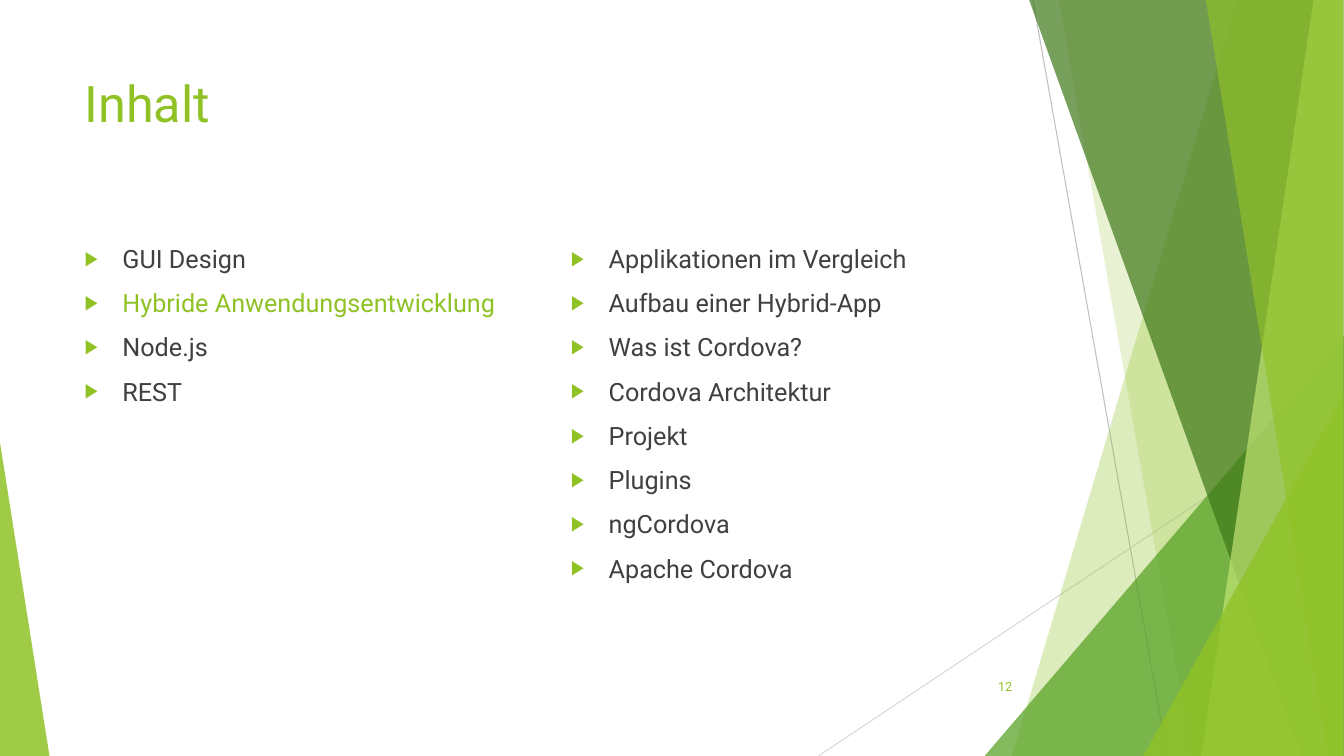
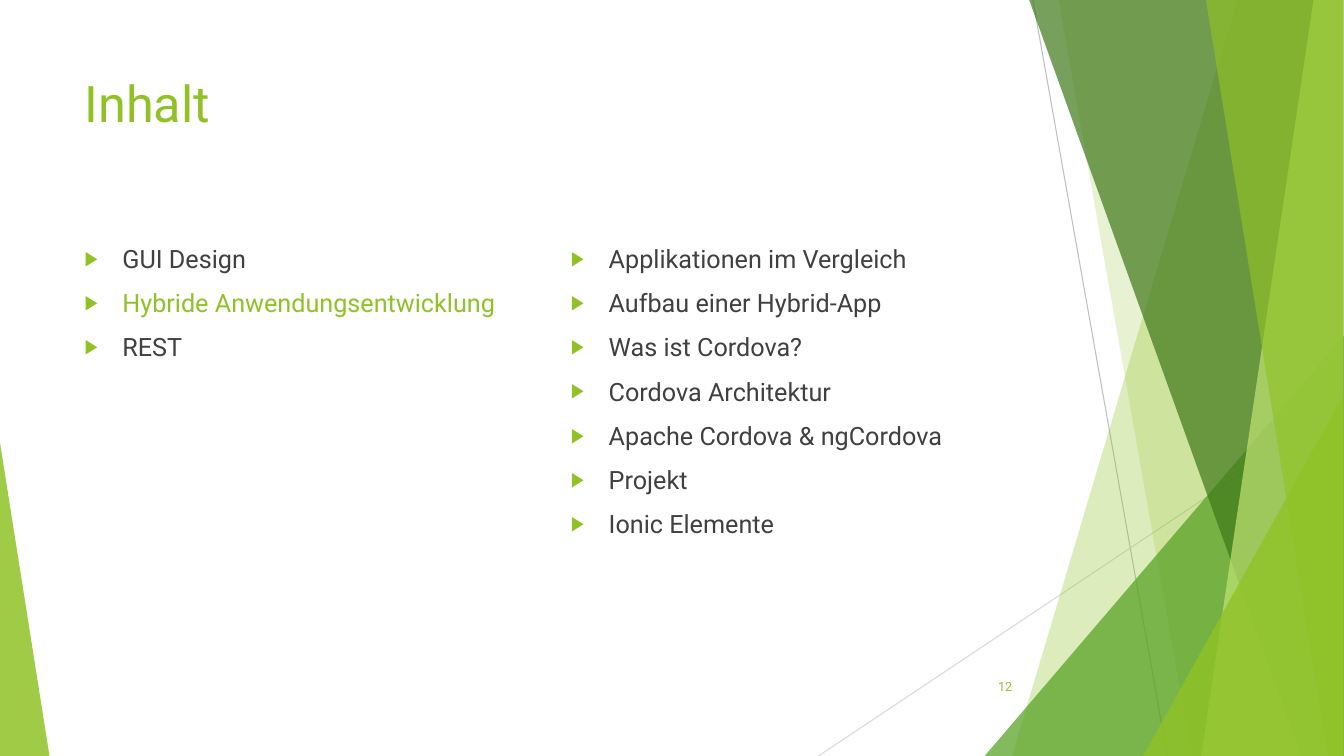
Before and after one commit to Ufo391/KSWE_DOKU, a slide deck: slide 12 of Vortrag/Mobile Anwendungsentwicklung.ppt. Drawn at 1344x756 pixels with LibreOffice and Linux fonts; fonts in the diff are those of the drawing. Boxes give left, top, right and bottom in pixels: in the first picture for what was removed or moved away, otherwise in the second. Text is boxed around its words. In the diff, an @@ line names an element or a change of style, - is before the commit and + after.

```diff
--- a/Vortrag/Mobile Anwendungsentwicklung.ppt
+++ b/Vortrag/Mobile Anwendungsentwicklung.ppt
@@ text at bbox=[122, 337, 208, 362]: paragraph removed @@
-▶ Node.js
@@ text at bbox=[609, 426, 942, 451]: paragraph added @@
+▶ Apache Cordova & ngCordova
@@ text at bbox=[609, 514, 774, 534]: text changed @@
-▶ Plugins
-▶ ngCordova
-▶ Apache Cordova
+▶ Ionic Elemente
```
Also in this commit, not shown: 9 other slides changed, 1 slide added, 2 slides removed, 1 other file.
